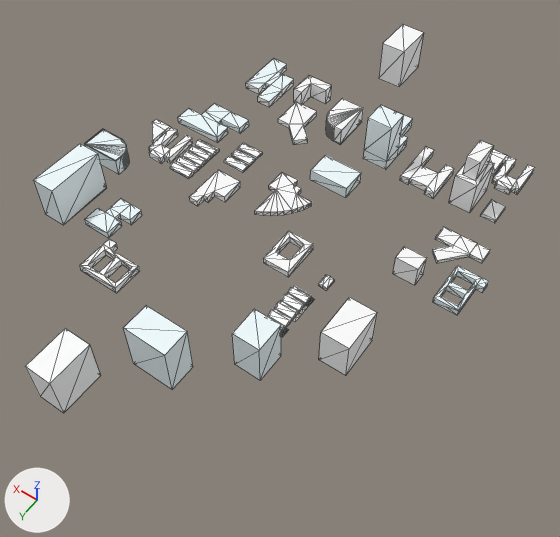
The glTF model public/models/Buildings.gltf, before and after one commit.
One viewpoint serves both versions: a camera (50 mm lens) standing at (-83.7, 114.6, 149.6) and looking at (-14.1, 17.1, -3.6). The lights are fixed; the arrows at lower left show +X, +Y and +Z. Mesh edges are drawn as thin lines. Where no turn or scale is listed for an object, it has been applied to the vertices. Vertices at the same position are counted once.

Script lines for the objects in view, before the commit:
```python
me_buildings_mat_3 = bpy.data.meshes.new('Buildings-Mat.3')
me_buildings_mat_3.from_pydata(...)  # 680 vertices, 1298 faces; spans x -55.1..43.0, y -68.5..78.1, z -0.3..16.8
me_buildings_mat_3.materials.append(mat_mat_3)  # white #ffffff
me_buildings_mat_4 = bpy.data.meshes.new('Buildings-Mat.4')
me_buildings_mat_4.from_pydata(...)  # 213 vertices, 384 faces; spans x -59.3..49.8, y -44.4..60.3, z -0.3..14.6
me_buildings_mat_4.materials.append(mat_mat_4)  # white #f1fcff
ob_buildings_mat_3 = bpy.data.objects.new('Buildings-Mat.3', me_buildings_mat_3)
ob_buildings_mat_3.location = (0.0, 0.0, 0.0)
ob_buildings_mat_4 = bpy.data.objects.new('Buildings-Mat.4', me_buildings_mat_4)
ob_buildings_mat_4.location = (0.0, 0.0, 0.0)
```
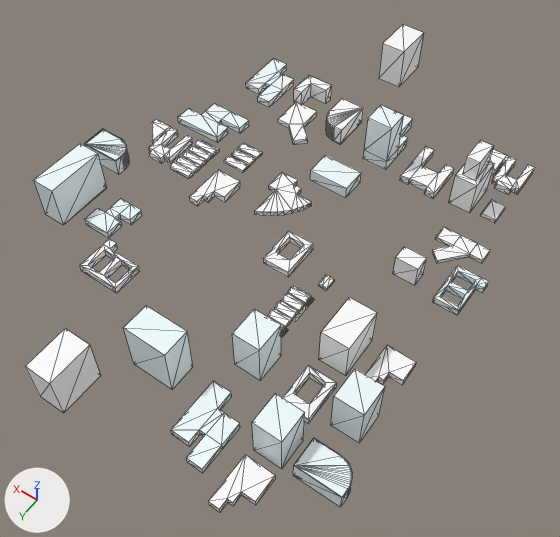
What differs and where, as boxes (x1, y1, x2, y2) in the pictures (560 x 537 px; the box of a moved part takes in the faces that stretch with it):
'Buildings-Mat.3', reshaped (26% taller): before (25, 24, 535, 413); after (25, 24, 535, 513)
'Buildings-Mat.4', reshaped (36% taller): before (33, 59, 489, 389); after (33, 59, 489, 507)
part 1 of me_buildings_mat_3, added: after (365, 345, 416, 385)
part 2 of me_buildings_mat_3, added: after (208, 454, 275, 513)
part 3 of me_buildings_mat_3, added: after (282, 365, 337, 424)
part 4 of me_buildings_mat_3, moved or reshaped: (170, 156, 207, 179) in both
part 5 of me_buildings_mat_4, added: after (171, 381, 240, 473)
part 6 of me_buildings_mat_4, added: after (252, 393, 305, 469)
part 7 of me_buildings_mat_4, added: after (293, 438, 352, 507)
part 8 of me_buildings_mat_4, added: after (331, 369, 385, 443)

The change, as a list of edits to the scene's bpy script:
```text
Change me_buildings_mat_3:
    used by ob_buildings_mat_3; location = (0.0, 0.0, 0.0)
    remove me_buildings_mat_3.from_pydata(...)  # 680 vertices, 1298 faces; spans x -55.1..43.0, y -68.5..78.1, z -0.3..16.8
    add me_buildings_mat_3.from_pydata(...)  # 728 vertices, 1386 faces; spans x -56.3..43.0, y -68.5..78.1, z -0.3..16.8
    me_buildings_mat_3 part 1: the loose piece of 16 vertices spanning x 8.8..16.3, y 3.0..15.1, z 0.0..2.0 is copied, and the copy is scaled about its middle by (1, 0.858, 1), then moved by (-65.0, 20.5, 0.0); it spans x -56.3..-48.8, y 24.4..34.8, z 0.0..2.0
    me_buildings_mat_3 part 2: the loose piece of 16 vertices spanning x 8.8..16.3, y 3.0..15.1, z 0.0..2.0 is copied, and the copy is moved by (-55.0, 60.6, 0.0); it spans x -46.3..-38.8, y 63.7..75.8, z 0.0..2.0
    me_buildings_mat_3 part 3: the loose piece of 16 vertices spanning x -18.9..-11.5, y 9.7..20.4, z 0.0..2.0 is copied, and the copy is moved by (-25.9, 29.4, 0.0); it spans x -44.8..-37.4, y 39.0..49.8, z 0.0..2.0
    me_buildings_mat_3 part 4
    109 faces are deleted
    109 new faces join them
Change me_buildings_mat_4:
    where me_buildings_mat_4.from_pydata(...)  # 213 vertices, 384 faces; spans x -59.3..49.8, y -44.4..60.3, z -0.3..14.6
    used by ob_buildings_mat_4; location = (0.0, 0.0, 0.0)
    me_buildings_mat_4 part 5: the loose piece of 24 vertices spanning x 21.4..38.6, y -17.5..-6.7, z 0.0..2.0 is copied, and the copy is turned -90 degrees about the z axis through its middle, then moved by (-58.3, 74.9, 0.0); it spans x -33.6..-22.9, y 54.2..71.3, z 0.0..2.0
    me_buildings_mat_4 part 6: a new loose piece, a box spanning x -46.1..-39.0, y 53.5..61.3, z 0.0..12.5, in mat_mat_4 (white #f1fcff)
    me_buildings_mat_4 part 7: the loose piece of 63 vertices spanning x 38.4..49.8, y 11.3..18.4, z -0.3..5.0 is copied, and the copy is moved by (-98.5, 42.6, 0.0); it spans x -60.1..-48.8, y 53.9..61.0, z -0.3..5.0
    me_buildings_mat_4 part 8: a new loose piece, a box spanning x -55.9..-48.8, y 39.5..47.3, z 0.0..12.5, in mat_mat_4 (white #f1fcff)
```
